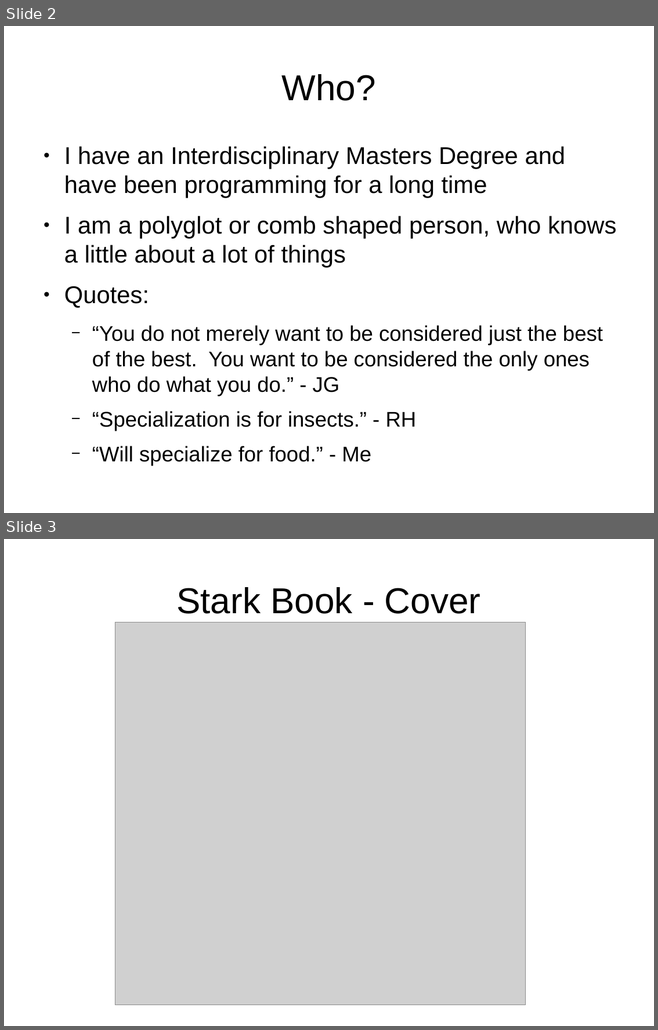
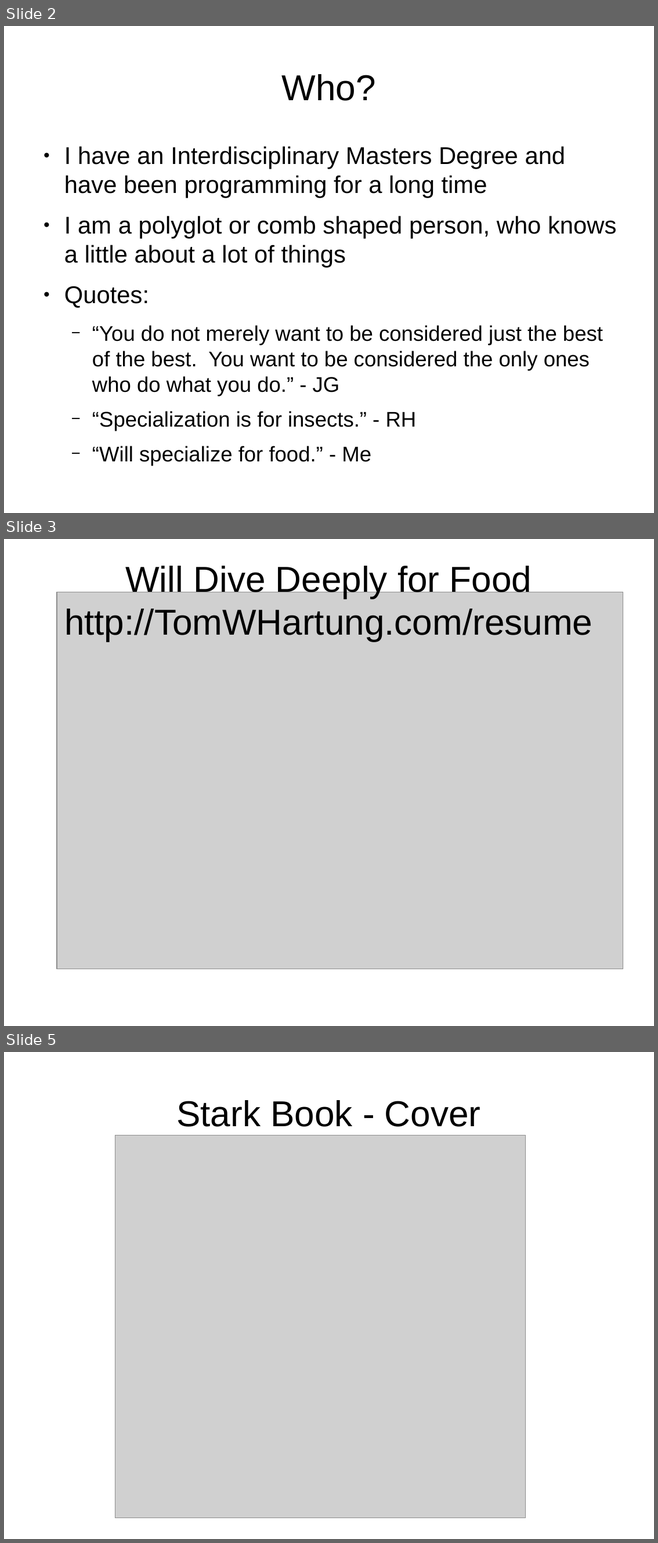
Before and after one commit to tomwhartung/jmws_accoutrements, a slide deck: presentations/2016_04-AWD_in_PHP_CMSes/AWD_in_PHP_CMSes-slides.odp. Shown one above the other, each under a label of ours: slides 2 and 3 before the commit, slides 2, 3 and 5 after it; the slides between them are not shown. The pictures are 658x1030 and 658x1543 pixels, drawn with LibreOffice and Linux fonts; fonts in the diff are those of the drawing; grey boxes stand for pictures. Boxes give left, top, right and bottom in pixels: in the first picture for what was removed or moved away, otherwise in the second. Text is boxed around its words. In the diff, an @@ line names an element or a change of style, - is before the commit and + after.

```diff
--- a/presentations/2016_04-AWD_in_PHP_CMSes/AWD_in_PHP_CMSes-slides.odp
+++ b/presentations/2016_04-AWD_in_PHP_CMSes/AWD_in_PHP_CMSes-slides.odp
@@ slide 3 added at (x1=4, y1=539, x2=654, y2=1026), background #FFFFFF @@
@@ title added at (x1=64, y1=566, x2=592, y2=642), 44 pt, text #000000 @@
+Will Dive Deeply for Food
+http://TomWHartung.com/resume
@@ picture added at (x1=57, y1=592, x2=623, y2=969) @@
@@ what was slide 3 is now slide 5 @@
```
Also in this commit, not shown: 2 slides changed.
